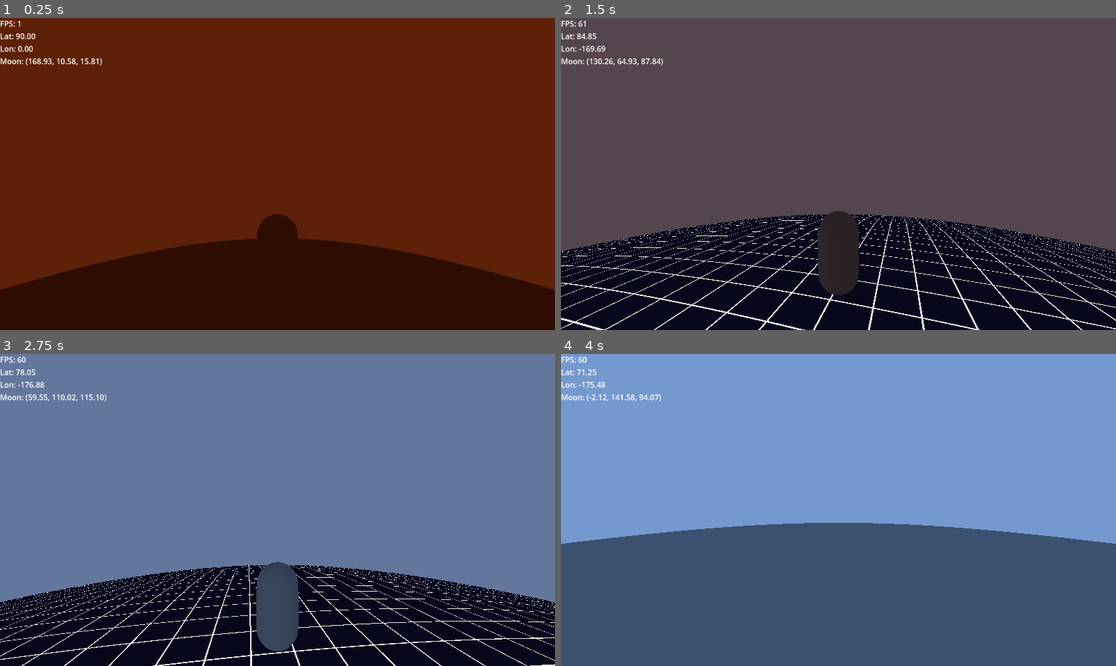
Above: before the commit, frames 1-4 (two rows, left to right).
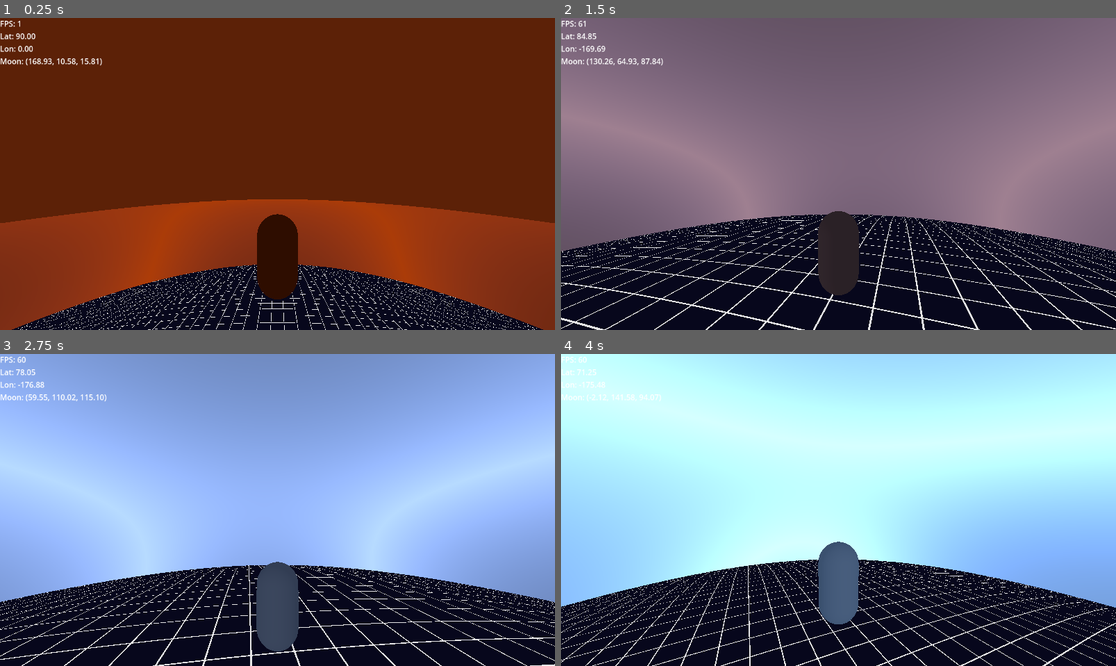
Above: after the commit, the same moments.

Repository: valfrom/LittlePlanet
Game: Godot game, scene res://world.tscn
Same seed, same stepped clock (60 frames per second), same inputs: the game is played once before the commit and once after it.
Inputs (mouse positions are in pixels of both pictures, inside the frame that each line leads up to):
- Up to frame 1 (0.25 s): no input
- Up to frame 2 (1.5 s): move the mouse to (866, 174) at 0.52 s; hold W (move_forward) from 0.53 s (still down); tap Space (jump) at 0.77 s; move the mouse to (810, 174) at 1.27 s
- Up to frame 3 (2.75 s): keep holding W (move_forward); tap Space (jump) at 1.52 s; move the mouse to (288, 503) at 2.02 s
- Up to frame 4 (4 s): keep holding W (move_forward); move the mouse to (832, 516) at 2.77 s; tap Space (jump) at 3.02, 3.77 s; move the mouse to (877, 513) at 3.52 s

The runs differ from the first frame. In frame 1, 37% of the frame differs, in the area x 0-100%, y 58-100%; in frame 2, 66%; in frame 3, 72%; in frame 4, 98%, in the area x 0-100%, y 0-100%.

Commit message:
Fix world position calculation in atmosphere shader

Diff:
--- a/Atmosphere.gdshader
+++ b/Atmosphere.gdshader
@@ -7,13 +7,16 @@
 uniform float horizon_falloff : hint_range(0.1, 8.0) = 1.5;
 uniform float opacity : hint_range(0.0, 1.0) = 0.8;
 
+varying vec3 world_position;
+
 void vertex() {
     VERTEX *= 1.05;
+    world_position = (MODEL_MATRIX * vec4(VERTEX, 1.0)).xyz;
 }
 
 void fragment() {
     vec3 normal = normalize(NORMAL);
-    vec3 view_dir = normalize(CAMERA_POSITION_WORLD - WORLD_POSITION);
+    vec3 view_dir = normalize(CAMERA_POSITION_WORLD - world_position);
     float horizon_amount = pow(1.0 - clamp(abs(dot(normal, view_dir)), 0.0, 1.0), horizon_falloff);
     float sun_wrap = pow(clamp(dot(normalize(-sun_direction), normal), 0.0, 1.0), 4.0);
     vec3 base_color = mix(zenith_color.rgb, horizon_color.rgb, horizon_amount);
